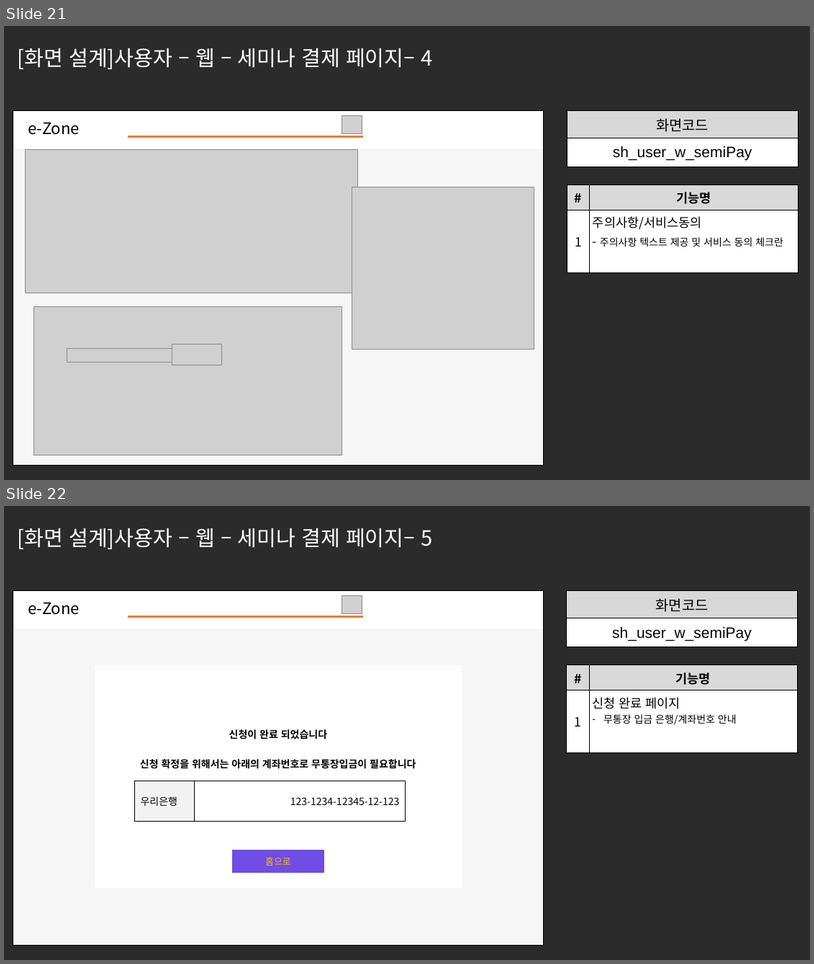
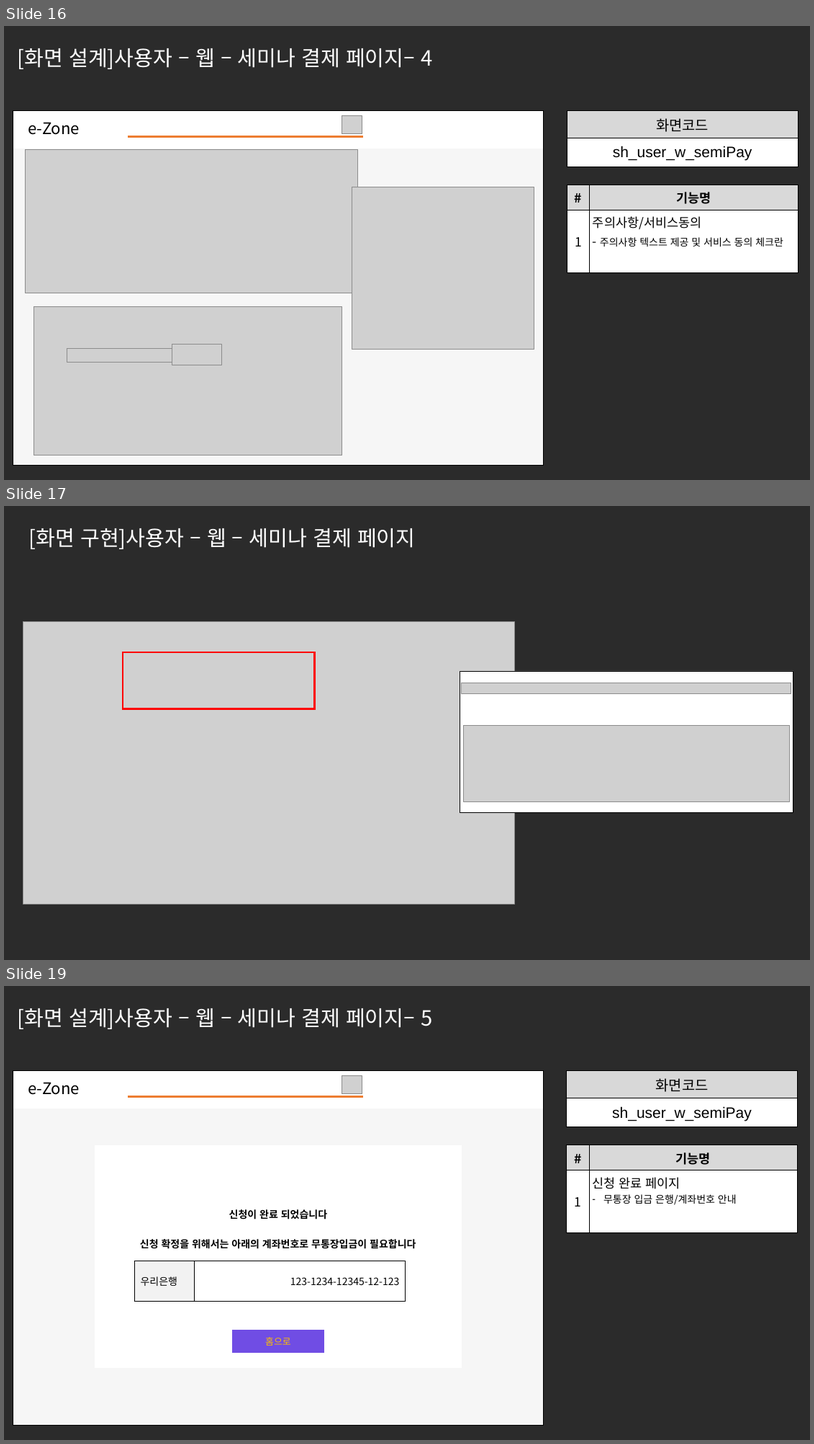
Before and after one commit to ezenteam2/e-Zone, a slide deck: 0 발표용 파워포인트/project05 - 파워포인트 종합 - 서희.pptx. Shown one above the other, each under a label of ours: slides 21 and 22 before the commit, slides 16, 17 and 19 after it; the slides between them are not shown. The pictures are 814x964 and 814x1444 pixels, drawn with LibreOffice and Linux fonts; fonts in the diff are those of the drawing; grey boxes stand for pictures; background and template pictures are left out; a plain dark background stands for a picture behind light text. Boxes give left, top, right and bottom in pixels: in the first picture for what was removed or moved away, otherwise in the second. Text is boxed around its words. In the diff, an @@ line names an element or a change of style, - is before the commit and + after.

```diff
--- a/0 발표용 파워포인트/project05 - 파워포인트 종합 - 서희.pptx
+++ b/0 발표용 파워포인트/project05 - 파워포인트 종합 - 서희.pptx
@@ slide 17 added at bbox=[4, 506, 810, 960], background picture (left out) @@
@@ text added at bbox=[29, 528, 415, 549], 25 pt, text #FFFFFF @@
+[화면 구현]사용자 – 웹 – 세미나 결제 페이지
@@ picture added at bbox=[23, 621, 514, 904] @@
@@ rectangle added at bbox=[123, 652, 314, 708], outline #FF0000 2.25 pt @@
@@ rectangle added at bbox=[460, 671, 794, 811], fill #FFFFFF, outline #000000 0.5 pt @@
@@ picture added at bbox=[462, 682, 792, 694] @@
@@ picture added at bbox=[464, 726, 790, 802] @@
@@ what was slide 21 is now slide 16 @@
@@ what was slide 22 is now slide 19 @@
```
Also in this commit, not shown: 3 slides changed, 7 other slides added, 3 slides removed, 17 other files.
